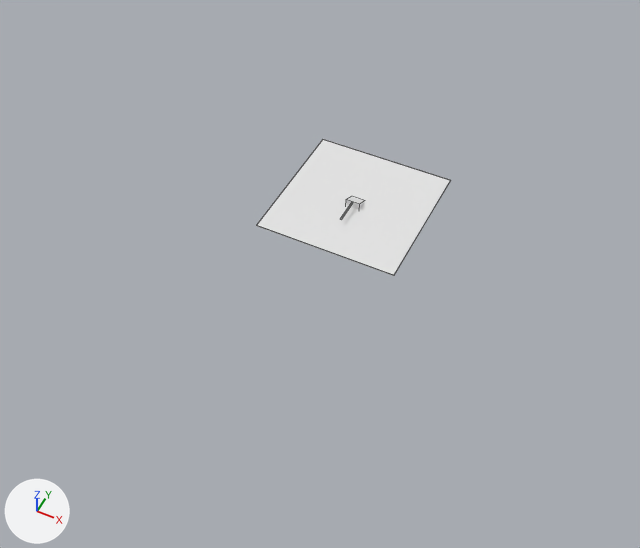
The Blender file blender_models/level1.blend: old version first, new version second.
Both versions are drawn from a 50 mm lens placed at (34.8, -80.5, 83.4), pointed at (-0.4, -10.0, -4.7). Lighting does not change. The marker at lower left points along +X, +Y and +Z. Mesh edges are drawn as thin lines.
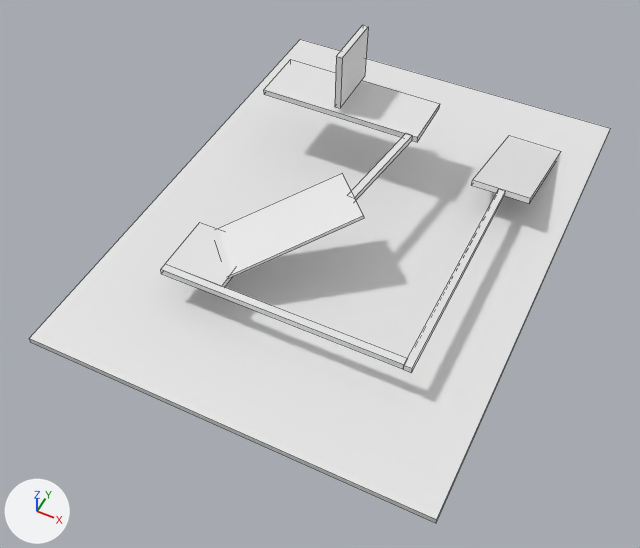
Changed parts and their boxes [x1, y1, x2, y2] in the pictures (640 x 548 px):
```json
{"object": "ground", "change": "added", "after": [29, 39, 610, 523]}
{"object": "Cube", "change": "reshaped, moved, turned, rescaled", "before": [256, 139, 450, 276], "after": [472, 137, 560, 203]}
{"object": "Cube.004", "change": "added", "after": [218, 173, 364, 278]}
{"object": "Cube.006", "change": "added", "after": [264, 60, 440, 142]}
{"object": "Cube.002", "change": "added", "after": [161, 264, 408, 369]}
{"object": "Cube.003", "change": "added", "after": [165, 222, 232, 287]}
{"object": "Cube.001", "change": "added", "after": [404, 189, 506, 373]}
{"object": "Cube.007", "change": "added", "after": [335, 25, 368, 108]}
{"object": "Cube.005", "change": "added", "after": [352, 134, 412, 200]}
{"part": 1, "of": "me_cube", "change": "deleted", "before": [346, 196, 364, 209]}
```

The change, as JSON lines over the scene's bpy script:
```json
{"block": "me_cube", "where": "me_cube.from_pydata(...)  # 24 vertices, 18 faces; spans x -1.0..1.0, y -1.0..1.0, z -15.7..15.7"}
{"block": "me_cube", "where": "# used by ob_cube; location = (0.0, 0.0, 0.0); scale = (9.9, 9.9, 0.0636)"}
{"op": "remove", "block": "me_cube", "code": "me_cube.materials.append(mat_material)  # white #e7e7e7"}
{"block": "me_cube", "change": "me_cube part 1: the loose piece of 8 vertices spanning x -0.1..0.1, y -0.1..0.1, z -15.7..15.7 is deleted"}
{"op": "add", "block": "me_cube_010", "code": ["me_cube_010 = bpy.data.meshes.new('Cube.010')", "me_cube_010.from_pydata(...)  # a box spanning x -1.0..1.0, y -1.0..1.0, z -1.0..1.0"]}
{"op": "set", "path": "ob_cube.location", "old": "(0.0, 0.0, 0.0)", "new": "(16.9, 20.0, -2.8)"}
{"op": "set", "path": "ob_cube.rotation_euler", "old": "(0.0, 0.0, 0.0)", "new": "(-0.3, 0.0, 0.0)", "note": "degrees (0, 0, 0) -> degrees (-17, 0, 0)"}
{"op": "set", "path": "ob_cube.scale", "old": "(9.9, 9.9, 0.0636)", "new": "(4.17, 9.7, 0.42)"}
{"op": "add", "block": "ob_cube_007", "code": ["ob_cube_007 = bpy.data.objects.new('Cube.007', me_cube_010)", "ob_cube_007.location = (-7.6, 14.2, 10.6)", "ob_cube_007.rotation_euler = (0.0, 1.589, 0.0)  # degrees (0, 91, 0)", "ob_cube_007.scale = (4.17, 4.17, 0.417)"]}
{"op": "add", "block": "ob_cube_006", "code": ["ob_cube_006 = bpy.data.objects.new('Cube.006', me_cube_010.copy())", "ob_cube_006.location = (-7.5, 14.2, 5.2)", "ob_cube_006.scale = (12.0, 4.17, 0.417)"]}
{"op": "add", "block": "ob_cube_005", "code": ["ob_cube_005 = bpy.data.objects.new('Cube.005', me_cube_010.copy())", "ob_cube_005.location = (2.2, 2.8, 5.1)", "ob_cube_005.rotation_euler = (0.00222, -0.00149, -0.128)  # degrees (0.1, -0.1, -7.3)", "ob_cube_005.scale = (0.513, 7.48, 0.41)"]}
{"op": "add", "block": "ob_cube_004", "code": ["ob_cube_004 = bpy.data.objects.new('Cube.004', me_cube_010.copy())", "ob_cube_004.location = (-5.0, -10.4, 2.7)", "ob_cube_004.rotation_euler = (-0.3, 0.0, 2.333)  # degrees (-17, 0, 134)", "ob_cube_004.scale = (4.17, 9.38, 0.243)"]}
{"op": "add", "block": "ob_cube_003", "code": ["ob_cube_003 = bpy.data.objects.new('Cube.003', me_cube_010.copy())", "ob_cube_003.location = (-12.5, -17.2, 0.0)", "ob_cube_003.scale = (4.17, 4.17, 0.417)"]}
{"op": "add", "block": "ob_cube_002", "code": ["ob_cube_002 = bpy.data.objects.new('Cube.002', me_cube_010.copy())", "ob_cube_002.location = (-0.1, -21.9, 0.0)", "ob_cube_002.rotation_euler = (0.0, 0.0, -1.569)  # degrees (0, 0, -90)", "ob_cube_002.scale = (0.513, 16.6, 0.41)"]}
{"op": "add", "block": "ob_cube_001", "code": ["ob_cube_001 = bpy.data.objects.new('Cube.001', me_cube_010.copy())", "ob_cube_001.location = (17.1, -5.8, 0.0)", "ob_cube_001.scale = (0.513, 16.6, 0.41)"]}
{"op": "add", "block": "ob_ground", "code": ["ob_ground = bpy.data.objects.new('ground', me_cube_010.copy())", "ob_ground.location = (-0.9, 1.1, -5.4)", "ob_ground.scale = (27.4, 36.9, 0.39)"]}
```
